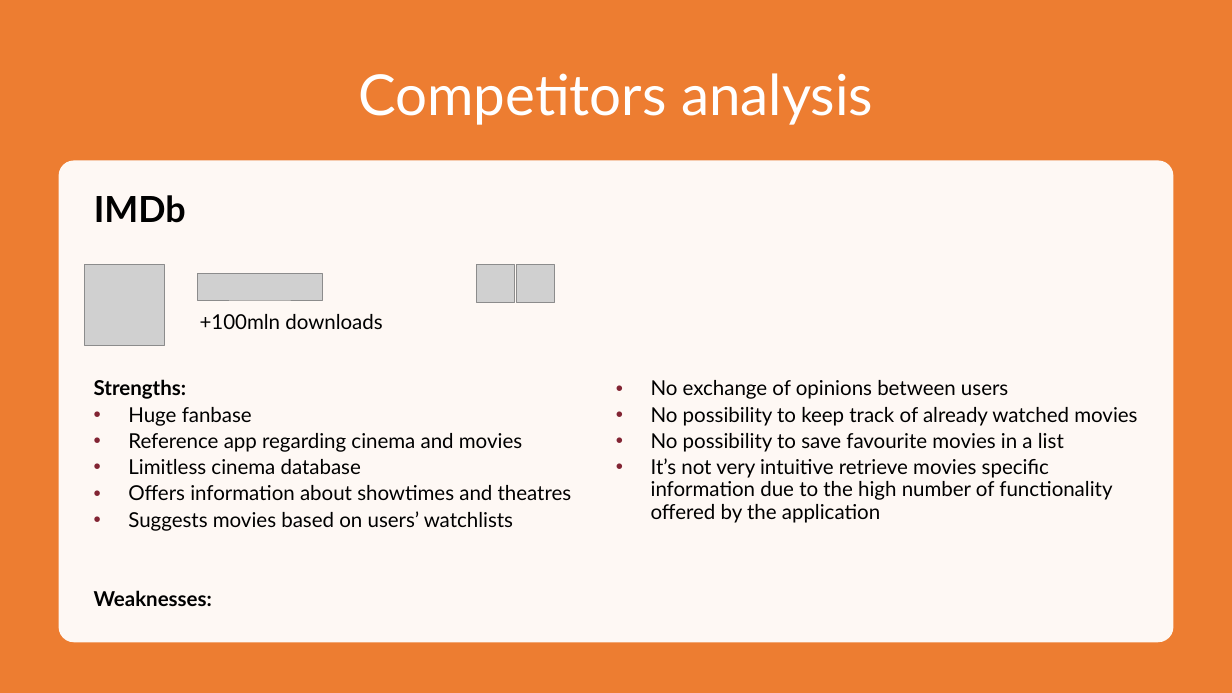
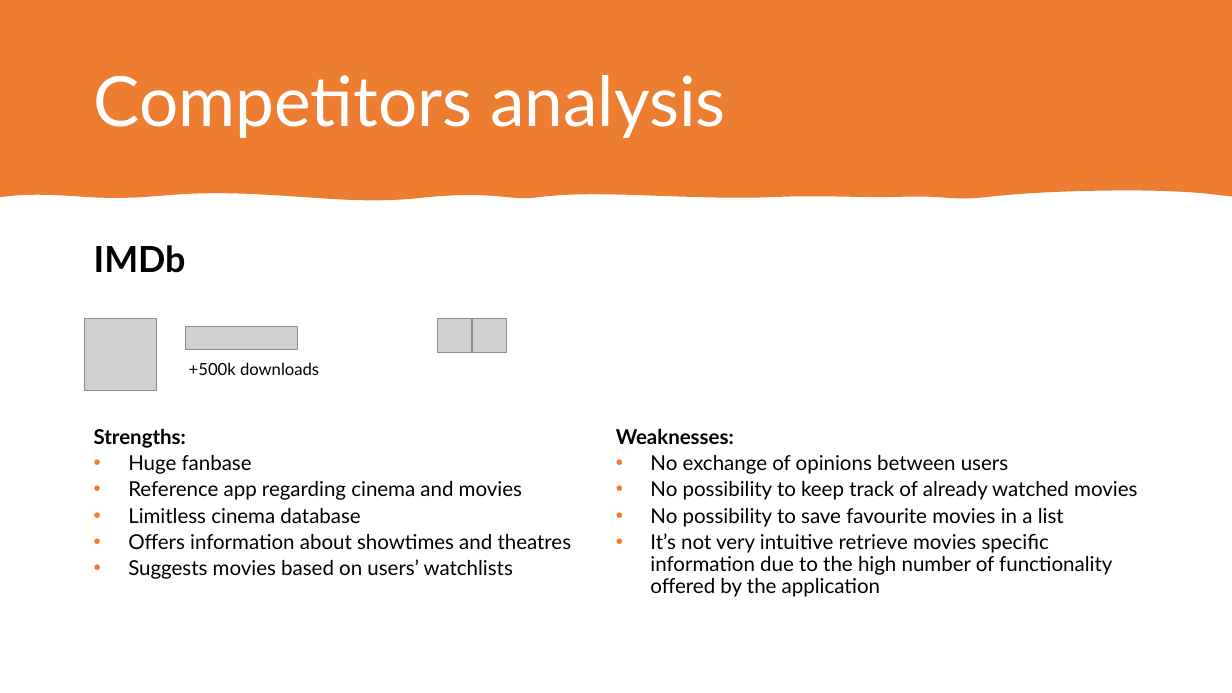
Before and after one commit to mauroficorella/Human-Computer-Interaction, a slide deck: slide 3 of Documentazione/Presentazione HCI.pptx. Drawn at 1232x693 pixels with LibreOffice and Linux fonts; fonts in the diff are those of the drawing; grey boxes stand for pictures. Boxes give left, top, right and bottom in pixels: in the first picture for what was removed or moved away, otherwise in the second. Text is boxed around its words. In the diff, an @@ line names an element or a change of style, - is before the commit and + after.

Commit message:
presentazione

```diff
--- a/Documentazione/Presentazione HCI.pptx
+++ b/Documentazione/Presentazione HCI.pptx
@@ rectangle removed at <box>0,0,1232,693</box> @@
@@ freeform shape added at <box>0,0,1232,201</box>, fill #ED7D31 @@
@@ title "Competitors analysis": place and size @@
-title "Competitors analysis" at <box>358,73,873,125</box>
+title "Competitors analysis" at <box>94,75,726,138</box>
@@ title "Competitors analysis" at <box>94,75,726,138</box>: size 44 to 54 pt; alignment centre to left @@
@@ rounded rectangle removed at <box>58,161,1174,642</box> @@
@@ text "IMDb": place and size @@
-text "IMDb" at <box>94,195,186,223</box>
+text "IMDb" at <box>94,245,186,273</box>
@@ picture removed at <box>85,265,165,346</box> @@
@@ picture removed at <box>198,274,323,300</box> @@
@@ picture added at <box>85,319,157,391</box> @@
@@ picture added at <box>186,327,298,350</box> @@
@@ picture: place and size @@
-picture at <box>477,265,515,303</box>
+picture at <box>437,319,471,353</box>
@@ picture: place and size @@
-picture at <box>517,265,555,303</box>
+picture at <box>472,319,506,353</box>
@@ text at <box>189,362,319,375</box>: text changed; size 16 to 13 pt @@
-+100mln downloads
++500k downloads
@@ text "Strengths:": place and size @@
-text "Strengths:" at <box>94,379,1137,606</box>
+text "Strengths:" at <box>94,428,1137,597</box>
@@ text at <box>128,455,1137,597</box>: bullet colour #822433 to #ED7D31 @@
```
Also in this commit, not shown: 2 other slides changed, 16 slides added, 3 other files.
